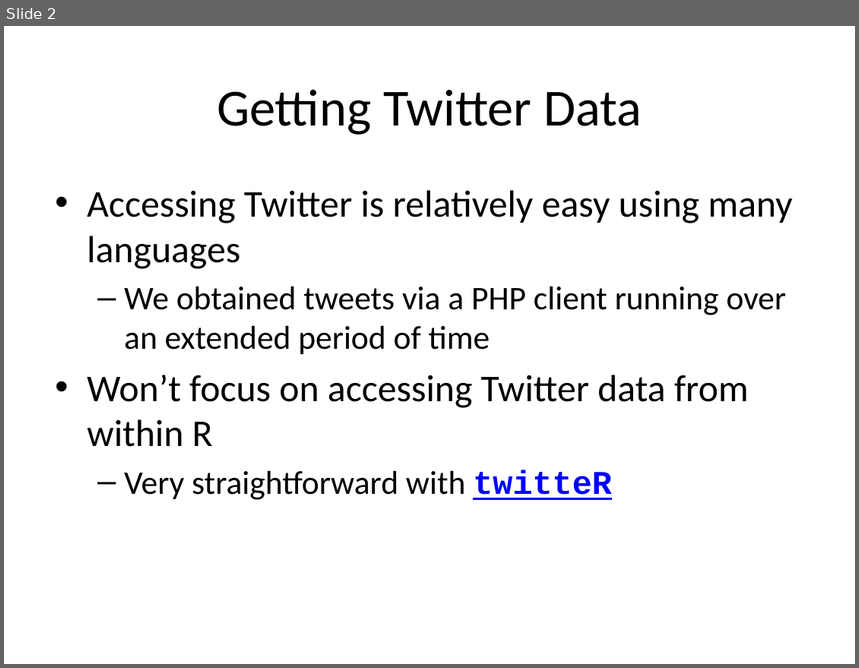
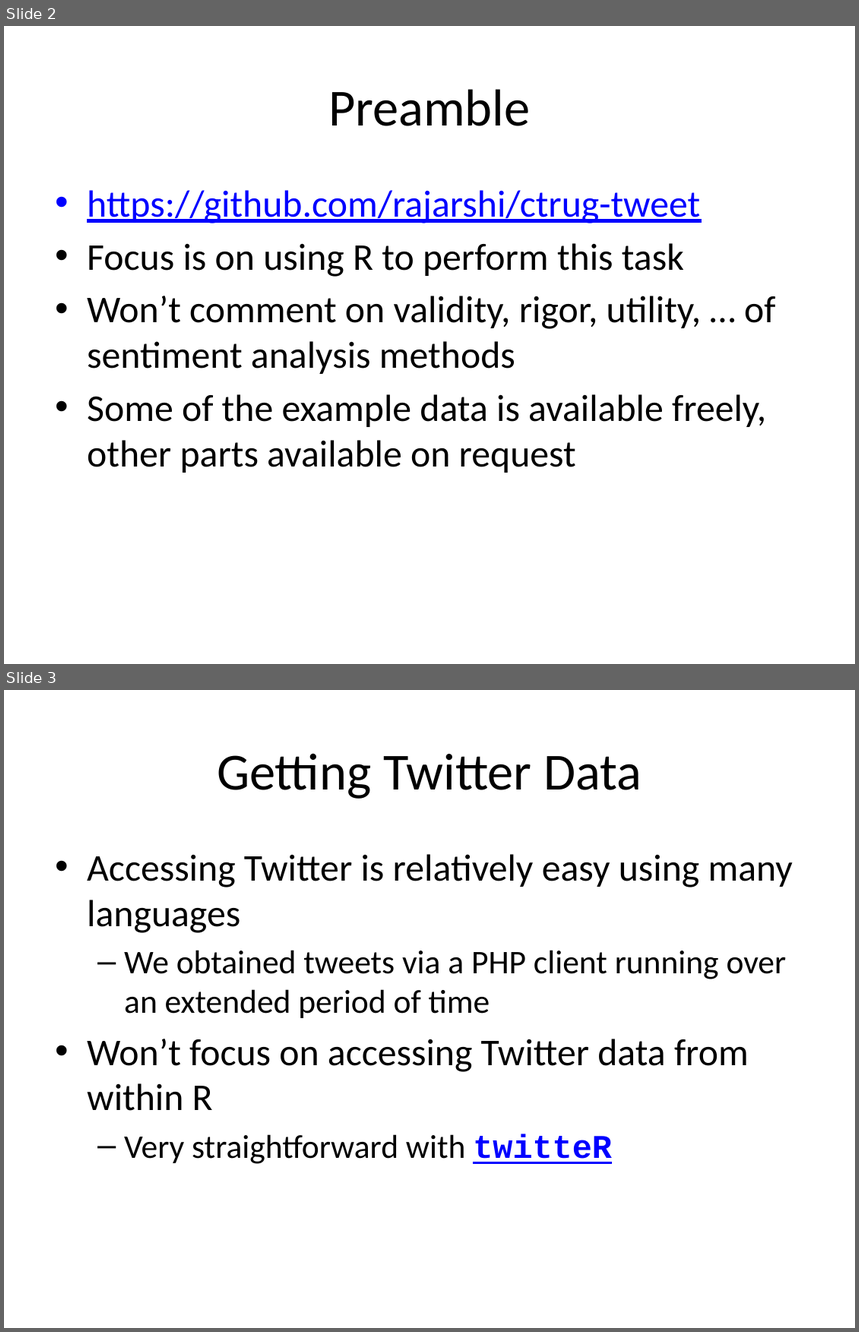
Before and after one commit to rajarshi/ctrug-tweet, a slide deck: ctrug.pptx. Shown one above the other, each under a label of ours: slide 2 before the commit, slides 2 and 3 after it. The pictures are 859x668 and 859x1332 pixels, drawn with LibreOffice and Linux fonts; fonts in the diff are those of the drawing. Boxes give left, top, right and bottom in pixels: in the first picture for what was removed or moved away, otherwise in the second. Text is boxed around its words. In the diff, an @@ line names an element or a change of style, - is before the commit and + after.

```diff
--- a/ctrug.pptx
+++ b/ctrug.pptx
@@ slide 2 added at (4,26,855,664), background #FFFFFF @@
@@ title added at (329,89,530,126), 44 pt, text #000000 @@
+Preamble
@@ text added at (87,190,775,473), 32 pt, text #000000 @@
+• https://github.com/rajarshi/ctrug-tweet
+• Focus is on using R to perform this task
+• Won’t comment on validity, rigor, utility, … of sentiment analysis methods
+• Some of the example data is available freely, other parts available on request
@@ what was slide 2 is now slide 3 @@
```
Also in this commit, not shown: 2 slides changed, 1 other slide added, 1 slide removed.
